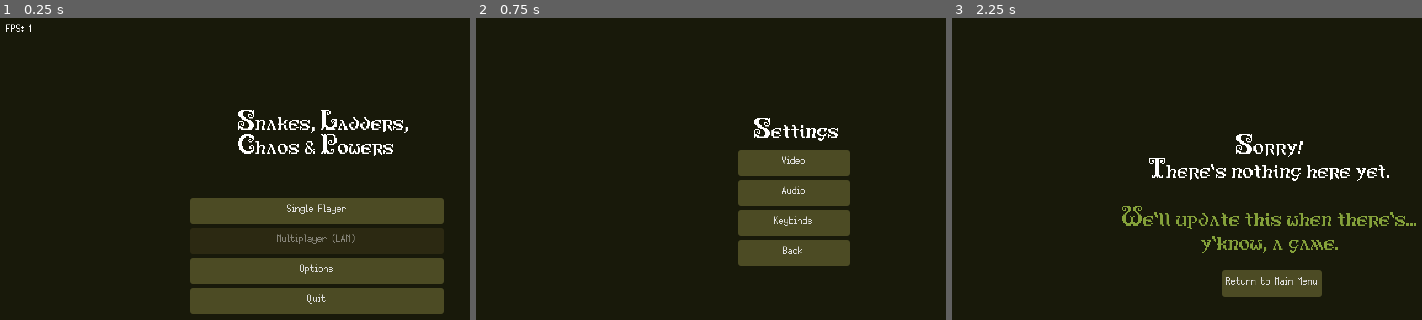
Above: before the commit, frames 1-3 (left to right).
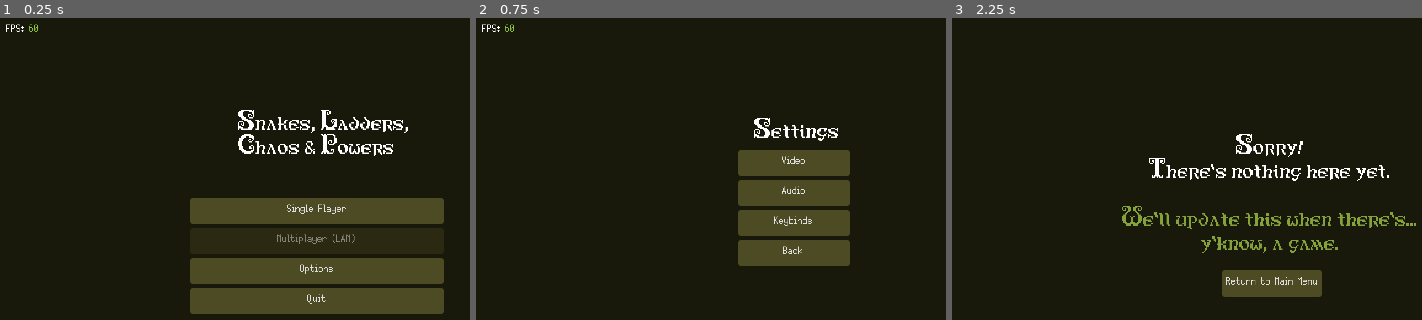
Above: after the commit, the same moments.

Repository: RistrettoLass/Snakes--Ladders--Chaos---Powers
Game: Godot game, scene res://Resources/Scene/Main_Menu.tscn
Same seed, same stepped clock (60 frames per second), same inputs: the game is played once before the commit and once after it.
Inputs:
- Up to frame 1 (0.25 s): no input
- Up to frame 2 (0.75 s): click "Options" at 0.5 s
- Up to frame 3 (2.25 s): click "Back" at 1.25 s; click "Single Player" at 2 s

The runs differ from the first frame. In frame 1, less than 0.1% of the frame differs, in the area x 6-9%, y 1-5%; in frame 2, less than 0.1%, in the area x 1-9%, y 1-5%; in frame 3, nothing differs.

Commit message:
Added FPS Counter

Diff:
--- a/Resources/Scene/FPS Counter.tscn
+++ b/Resources/Scene/FPS Counter.tscn
@@ -1,9 +1,8 @@
-[gd_scene load_steps=5 format=3 uid="uid://bvwosthj7e004"]
+[gd_scene load_steps=4 format=3 uid="uid://bvwosthj7e004"]
 
 [ext_resource type="Script" uid="uid://pl2147dyipsq" path="res://Resources/Scripts/fps_counter.gd" id="1_ojlhx"]
 [ext_resource type="Theme" uid="uid://dkay5gbrpfsmc" path="res://Resources/Themes/Small Font.tres" id="1_peroa"]
 [ext_resource type="Script" uid="uid://bg3vafd0syci3" path="res://Resources/Scripts/Debug Tools/fps_counter.gd" id="2_p2xxe"]
-[ext_resource type="AudioStream" uid="uid://nrtbd55l4h7p" path="res://Resources/Assets/SFX/blipSelect.wav" id="3_p2xxe"]
 
 [node name="Control" type="Control"]
 layout_mode = 3
@@ -19,15 +18,9 @@
 [node name="FPS Counter" type="RichTextLabel" parent="CanvasLayer"]
 offset_left = 8.0
 offset_top = 8.0
-offset_right = 48.0
+offset_right = 120.0
 offset_bottom = 48.0
 theme = ExtResource("1_peroa")
 bbcode_enabled = true
 text = "FPS"
 script = ExtResource("2_p2xxe")
-
-[node name="AudioStreamPlayer" type="AudioStreamPlayer" parent="."]
-stream = ExtResource("3_p2xxe")
-volume_db = -6.0
-mix_target = 2
-bus = &"Sound Effects"
--- a/Resources/Scene/Main_Menu.tscn
+++ b/Resources/Scene/Main_Menu.tscn
@@ -74,7 +74,7 @@
 Chaos & Powers"
 autowrap_mode = 1
 
-[node name="Control" parent="." instance=ExtResource("4_0ea47")]
+[node name="FPS Counter" parent="." instance=ExtResource("4_0ea47")]
 layout_mode = 0
 anchors_preset = 0
 anchor_right = 0.0
--- a/Resources/Scene/Options_Menu.tscn
+++ b/Resources/Scene/Options_Menu.tscn
@@ -1,7 +1,8 @@
-[gd_scene load_steps=4 format=3 uid="uid://by66lmk4ywsx4"]
+[gd_scene load_steps=5 format=3 uid="uid://by66lmk4ywsx4"]
 
 [ext_resource type="Script" uid="uid://c40jnind7udik" path="res://Resources/Scripts/options_menu.gd" id="1_tdyw4"]
 [ext_resource type="Theme" uid="uid://csw4hor13q07" path="res://Resources/Themes/Big Font.tres" id="2_m2whp"]
+[ext_resource type="PackedScene" uid="uid://bvwosthj7e004" path="res://Resources/Scene/FPS Counter.tscn" id="2_x063j"]
 [ext_resource type="Theme" uid="uid://dkay5gbrpfsmc" path="res://Resources/Themes/Small Font.tres" id="3_x063j"]
 
 [node name="Options Menu" type="Control"]
@@ -21,6 +22,18 @@
 color = Color(0.0941176, 0.0980392, 0.0392157, 1)
 metadata/_edit_lock_ = true
 
+[node name="FPS Counter" parent="." instance=ExtResource("2_x063j")]
+z_index = 1000
+anchors_preset = 0
+anchor_right = 0.0
+anchor_bottom = 0.0
+offset_left = 280.0
+offset_top = 104.0
+offset_right = 280.0
+offset_bottom = 104.0
+grow_horizontal = 1
+grow_vertical = 1
+
 [node name="RichTextLabel" type="RichTextLabel" parent="."]
 layout_mode = 0
 offset_left = 280.0
@@ -213,7 +226,7 @@
 [connection signal="pressed" from="Main Settings/AudioSettings" to="." method="_on_audio_settings_pressed"]
 [connection signal="pressed" from="Main Settings/Button" to="." method="_on_back_pressed"]
 [connection signal="toggled" from="Video Settings/vSettings/Option/fsCB" to="." method="_on_fs_cb_toggled"]
-[connection signal="pressed" from="Video Settings/vSettings/Option/fpsCB" to="." method="_on_bl_cb_pressed"]
+[connection signal="pressed" from="Video Settings/vSettings/Option/fpsCB" to="." method="_on_fps_cb_pressed"]
 [connection signal="pressed" from="Video Settings/vSettings/Option/vsCB" to="." method="_on_vs_cb_pressed"]
 [connection signal="pressed" from="Video Settings/Button" to="." method="_on_button___pressed"]
 [connection signal="value_changed" from="Audio Settings/aSettings/Option/mstr" to="." method="_on_mstr_value_changed"]
--- /dev/null
+++ b/Resources/Scripts/Debug Tools/Settings.gd
@@ -0,0 +1,3 @@
+extends Node
+
+var debug_show_fps := false  # Togglable FPS
--- a/Resources/Scripts/Debug Tools/fps_counter.gd
+++ b/Resources/Scripts/Debug Tools/fps_counter.gd
@@ -1,5 +1,8 @@
 extends RichTextLabel
 
 func _process(delta: float) -> void:
-	var fps = int(Engine.get_frames_per_second())
-	text = "FPS: "+str(fps)
+	var fps = int(1.0 / delta)
+	var string : String
+	if fps < 30: string = "[color=#e36e4b]"+str(fps)+"[/color]"
+	else: string = "[color=#8bbf37]"+str(fps)+"[/color]"
+	text = "FPS: "+str(string)
--- a/Resources/Scripts/options_menu.gd
+++ b/Resources/Scripts/options_menu.gd
@@ -1,4 +1,6 @@
 extends Control
+
+var FPSDebugMenu := preload("res://Resources/Scene/FPS Counter.tscn")
 
 func _ready() -> void:
 	$"Main Settings".show()
@@ -47,3 +49,11 @@
 	var mode := DisplayServer.window_get_vsync_mode()
 	var is_vsync : bool = mode != DisplayServer.VSYNC_ENABLED
 	DisplayServer.window_set_vsync_mode(DisplayServer.VSYNC_ENABLED if is_vsync else DisplayServer.VSYNC_DISABLED)
+
+func _on_fps_cb_pressed() -> void:
+	Settings.debug_show_fps = !Settings.debug_show_fps
+	var fpsNode = FPSDebugMenu.instantiate()
+	fpsNode.name = "FPS Counter"
+	if has_node("FPS Counter"):
+		$"FPS Counter".queue_free()
+	else: add_child(fpsNode)
--- a/project.godot
+++ b/project.godot
@@ -22,6 +22,7 @@
 [autoload]
 
 ButtonAudioManager="*res://Resources/Scripts/Autoload/ButtonAudioManager.gd"
+Settings="*res://Resources/Scripts/Debug Tools/Settings.gd"
 
 [display]
 
@@ -30,7 +31,6 @@
 window/size/mode=3
 window/size/resizable=false
 window/stretch/mode="canvas_items"
-window/stretch/scale_mode="integer"
 
 [input]
 
@@ -44,3 +44,8 @@
 "events": [Object(InputEventKey,"resource_local_to_scene":false,"resource_name":"","device":-1,"window_id":0,"alt_press …(195 unchanged characters)…
 ]
 }
+toggle_debug={
+"deadzone": 0.2,
+"events": [Object(InputEventKey,"resource_local_to_scene":false,"resource_name":"","device":0,"window_id":0,"alt_pressed":false,"shift_pressed":true,"ctrl_pressed":false,"meta_pressed":false,"pressed":false,"keycode":0,"physical_keycode":4194334,"key_label":0,"unicode":0,"location":0,"echo":false,"script":null)
+]
+}
Not shown, added: Resources/Scripts/Debug Tools/Settings.gd.uid
